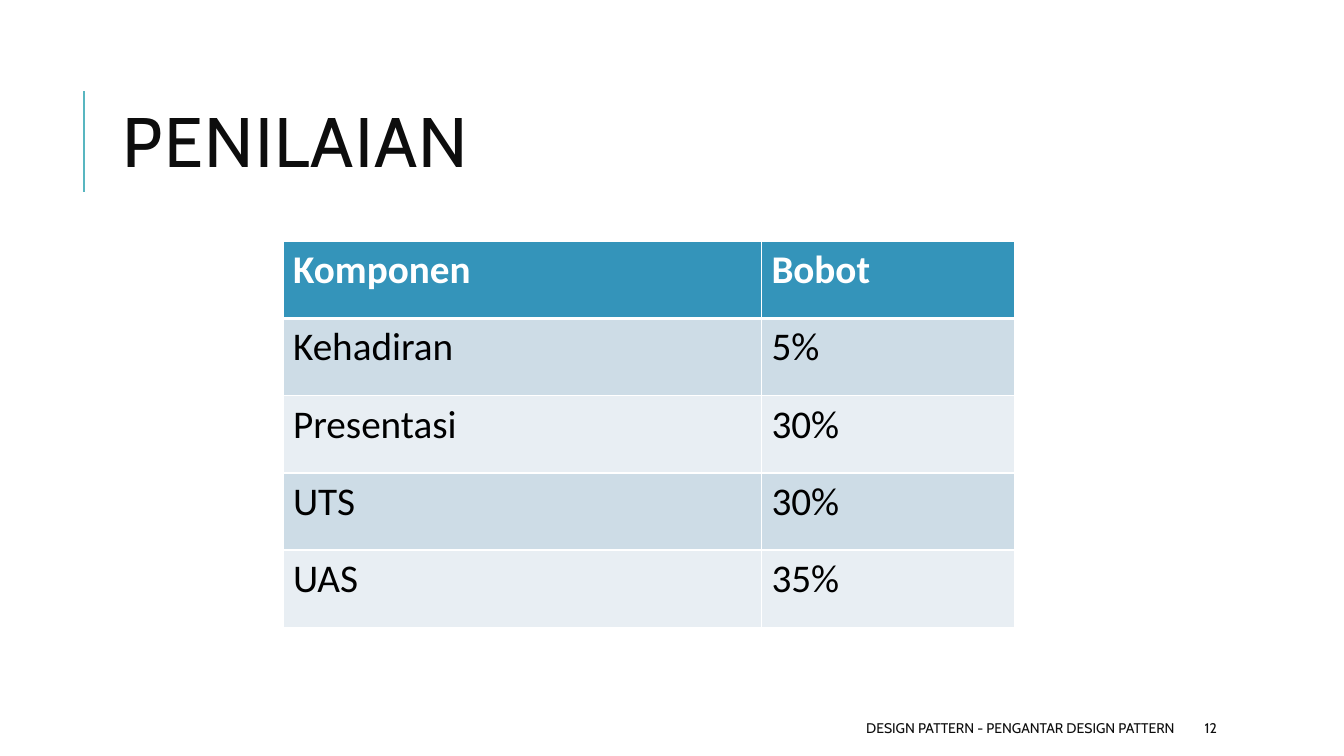
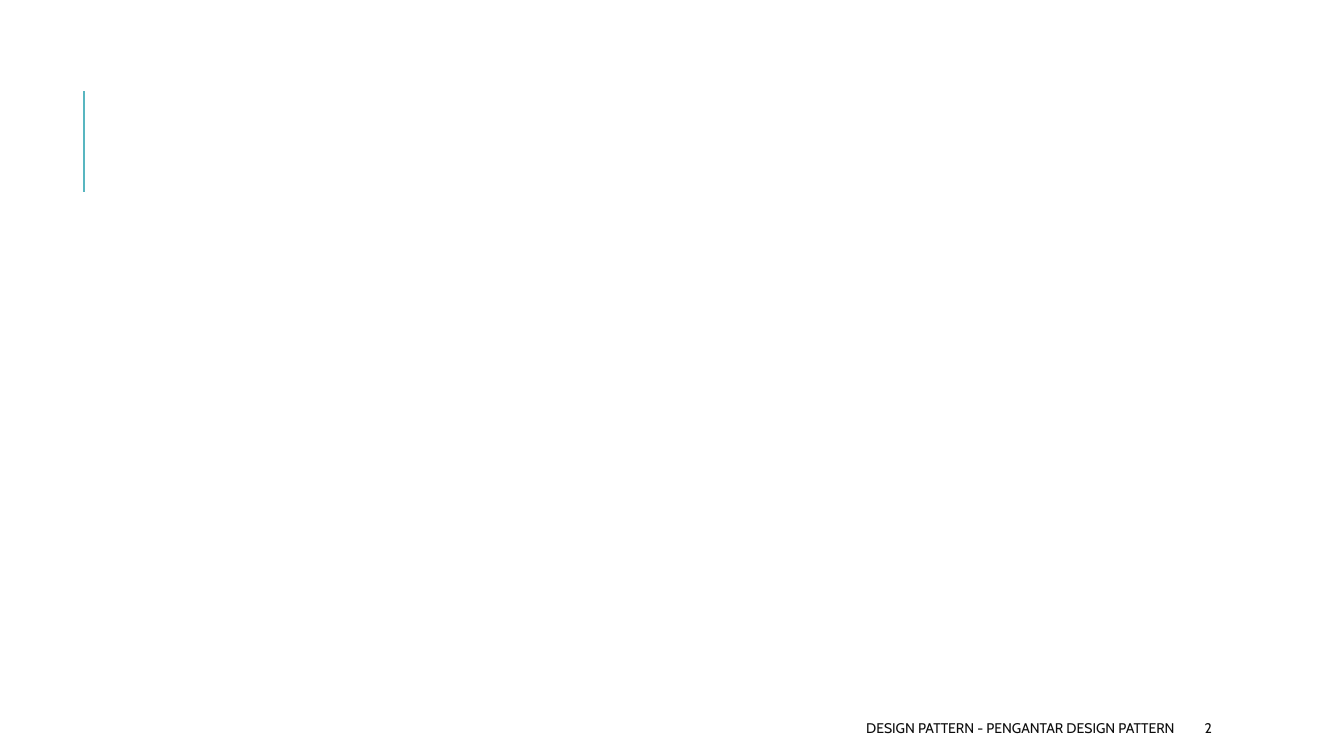
Before and after one commit to ksatria/MK-Design-Pattern, a slide deck: slide 2 of PPT/Design Pattern 1 - Pengantar Design Pattern.pptx (slide 12 before the commit). Drawn at 1344x756 pixels with LibreOffice and Linux fonts; fonts in the diff are those of the drawing. Boxes give left, top, right and bottom in pixels: in the first picture for what was removed or moved away, otherwise in the second. Text is boxed around its words. In the diff, an @@ line names an element or a change of style, - is before the commit and + after.

Commit message:
Update PPT 1

```diff
--- a/PPT/Design Pattern 1 - Pengantar Design Pattern.pptx
+++ b/PPT/Design Pattern 1 - Pengantar Design Pattern.pptx
@@ title removed at (123,118,468,167) @@
-PENILAIAN
@@ table removed at (283,242,1015,628), 5 rows, 2 columns @@
-Komponen | Bobot
-Kehadiran | 5%
-Presentasi | 30%
-UTS | 30%
-UAS | 35%
@@ page number at (1205,723,1212,733): text changed @@
-12
+2
```
Also in this commit, not shown: 3 other slides changed, 6 slides added.
